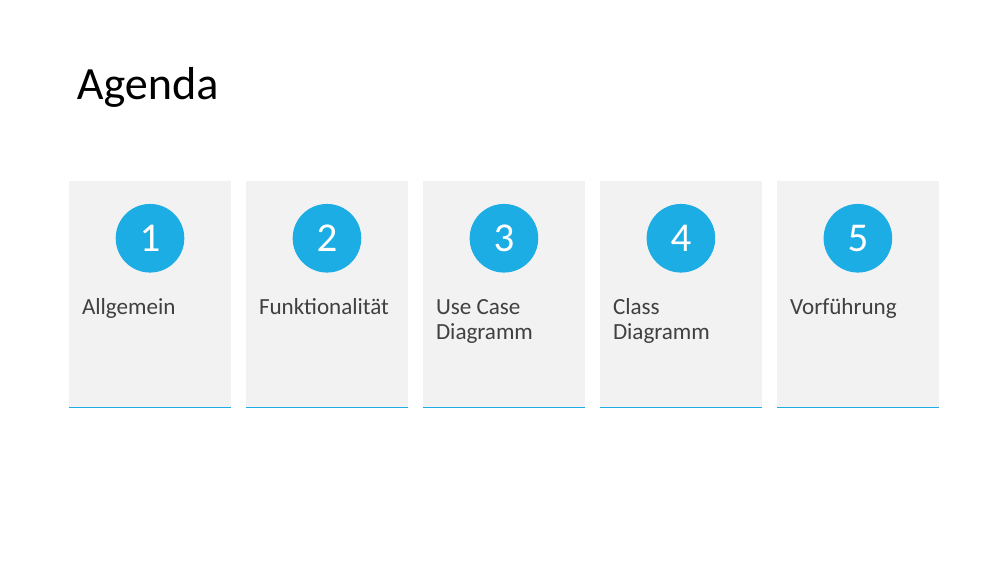
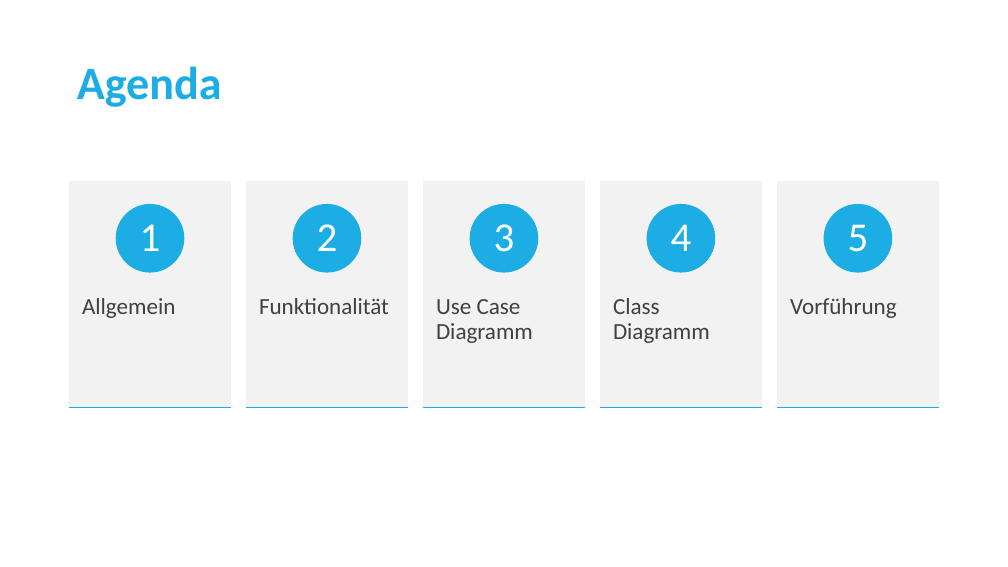
Before and after one commit to FireRedDev/DataOrganizer, a slide deck: slide 2 of Dokumentation/DataOrganizer.pptm. Drawn at 1008x567 pixels with LibreOffice and Linux fonts; fonts in the diff are those of the drawing. Boxes give left, top, right and bottom in pixels: in the first picture for what was removed or moved away, otherwise in the second. Text is boxed around its words. In the diff, an @@ line names an element or a change of style, - is before the commit and + after.

```diff
--- a/Dokumentation/DataOrganizer.pptm
+++ b/Dokumentation/DataOrganizer.pptm
@@ title "Agenda" at (x1=77, y1=66, x2=222, y2=107): text colour #000000 to #1CADE4, bold on @@
```
Also in this commit, not shown: 5 other slides changed, 1 slide removed, 2 other files.
